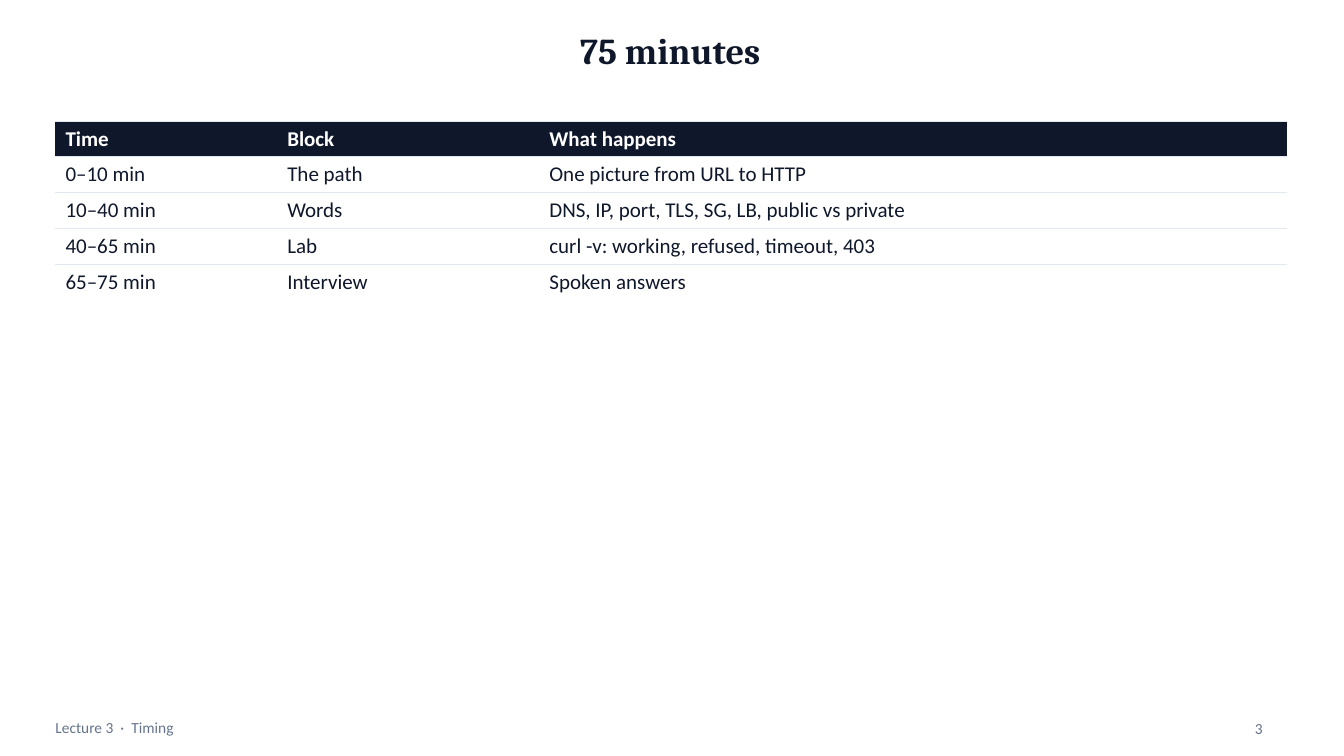
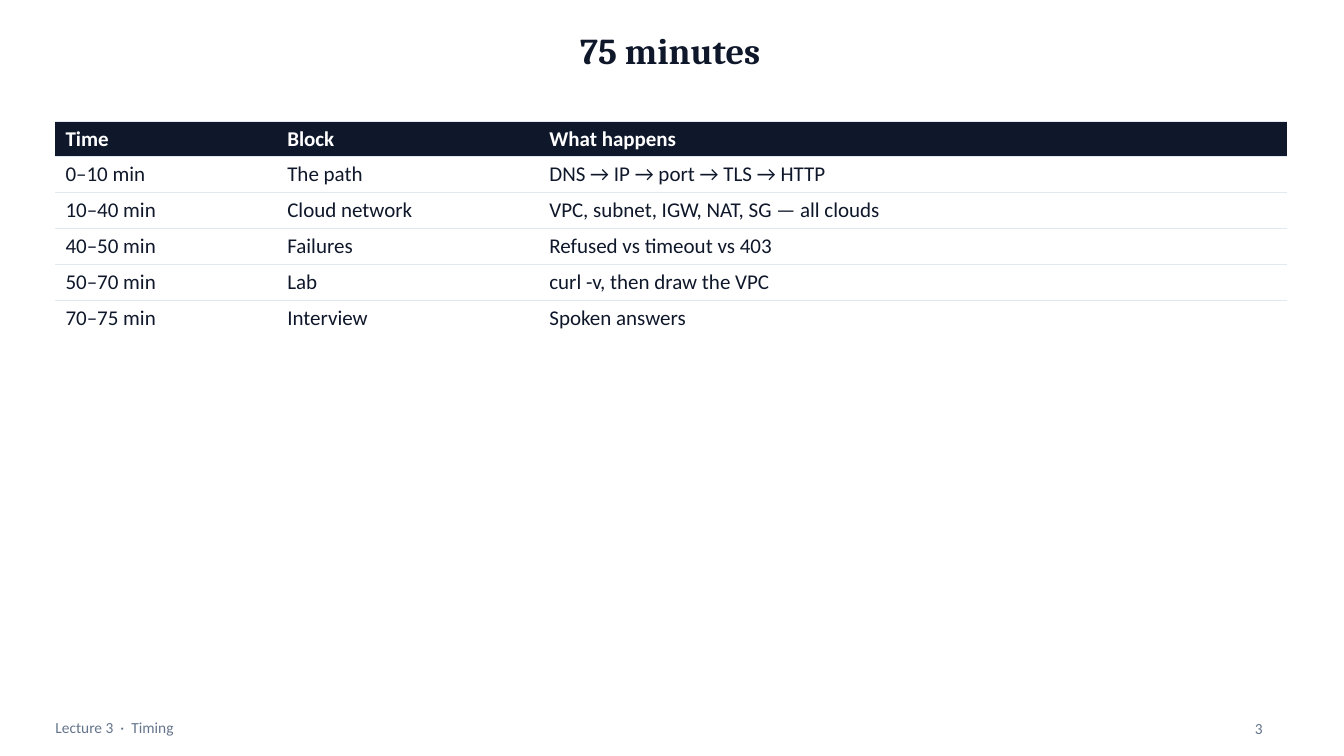
Before and after one commit to mayurb99/Devops_Beginners, a slide deck: slide 3 of lec-03/presentation/lec-03-networking.pptx. Drawn at 1344x756 pixels with LibreOffice and Linux fonts; fonts in the diff are those of the drawing. Boxes give left, top, right and bottom in pixels: in the first picture for what was removed or moved away, otherwise in the second. Text is boxed around its words. In the diff, an @@ line names an element or a change of style, - is before the commit and + after.

```diff
--- a/lec-03/presentation/lec-03-networking.pptx
+++ b/lec-03/presentation/lec-03-networking.pptx
@@ table at (x1=55, y1=121, x2=1288, y2=333) @@
-row 2: 0–10 min | The path | One picture from URL to HTTP
-row 3: 10–40 min | Words | DNS, IP, port, TLS, SG, LB, public vs private
-row 4: 40–65 min | Lab | curl -v: working, refused, timeout, 403
-row 5: 65–75 min | Interview | Spoken answers
+row 2: 0–10 min | The path | DNS → IP → port → TLS → HTTP
+row 3: 10–40 min | Cloud network | VPC, subnet, IGW, NAT, SG — all clouds
+row 4: 40–50 min | Failures | Refused vs timeout vs 403
+row 5: 50–70 min | Lab | curl -v, then draw the VPC
+row 6: 70–75 min | Interview | Spoken answers
```
Also in this commit, not shown: 7 other slides changed, 11 slides added, 2 slides removed, 10 other files.
